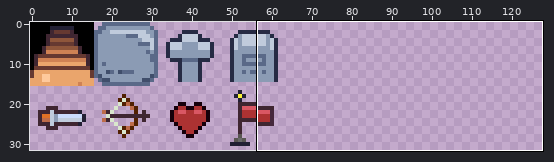
One commit to this sprite sheet: img/misc.png. Above: a wide view before the commit, with the close-up outlined.
Close-up. Before:
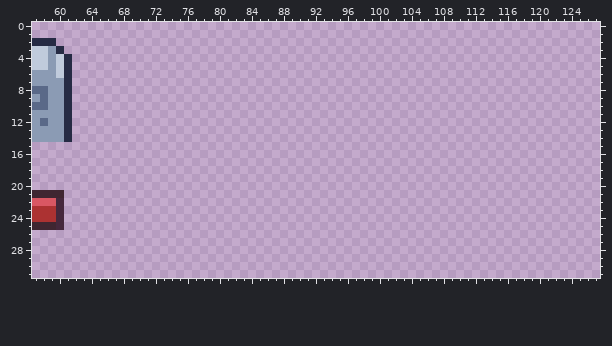
The file is 128x32 pixels. Shown: x 57..127, y 0..31.
After:
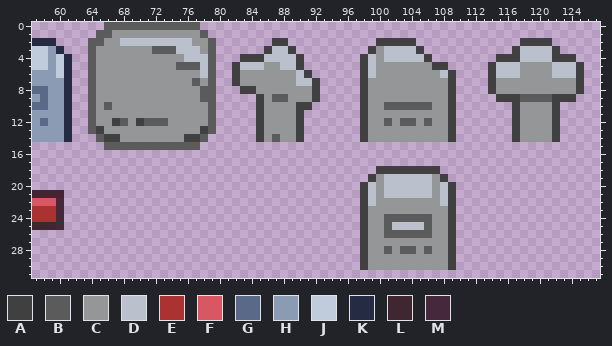
Palette (. is transparent): A #404040  B #5b5b5b  C #949698  D #bac1cc  E #ac3232  F #d95763  G #5a6988  H #8b9bb4  J #c0cbdc  K #262b44  L #3f2631  M #45283c
Changes in this commit:
Colour A now appears in row 2 at x 87 to 88, 100 to 104 and 118 to 121; in row 3 at x 86, 89, 99, 105, 117 and 122; in row 4 at x 83 to 85, 90, 98, 106, 115 to 117 and 122 to 124; in row 5 at x 82, 90, 98, 107 to 108, 114 and 125; in row 6 at x 82, 91, 98, 109, 114 and 125; in row 7 at x 82, 92, 98, 109, 114 and 125.
Colour A now appears in row 8 at x 83 to 84, 92, 98, 109, 114 and 125; in row 9 at x 85, 92, 98, 109, 115 to 117 and 122 to 124; in row 10 at x 85, 90 to 91, 98, 109, 117 and 122; in row 11 at x 85, 90, 98, 109, 117 and 122; in row 12 at x 67, 70, 85, 90, 98, 109, 117 and 122; in row 13 at x 65, 78, 85, 90, 98, 109, 117 and 122.
Colour A now appears in row 14 at x 66 to 67, 76 to 77, 85, 90, 98, 109, 117 and 122; in row 18 at x 100 to 107; in row 19 at x 99 and 108; in rows 20 to 30 at x 98 and 109.
Colour B now appears in row 0 at x 66 to 77; in row 1 at x 65 to 66 and 78; in row 2 at x 64 to 65 and 79; in row 3 at x 64, 72 to 74 and 79; in row 4 at x 64 and 79; in row 5 at x 64, 75 to 77 and 79.
Colour B now appears in row 6 at x 64 and 79; in row 7 at x 64, 77 and 79; in row 8 at x 64 and 78 to 79; in row 9 at x 64, 78 to 79, 87 to 88 and 118 to 121; in row 10 at x 64, 66, 79 and 101 to 106; in row 11 at x 64 and 79.
Colour B now appears in row 12 at x 64, 68, 71 to 73, 79, 101, 103 to 104 and 106; in row 13 at x 64 and 79; in row 14 at x 65, 78 and 87; in row 15 at x 66 to 77; in row 24 at x 101 to 106; in row 25 at x 101 and 106.
Colour B now appears in row 26 at x 101 to 106; in row 28 at x 101, 103 to 104 and 106.
Colour C now appears in row 1 at x 67 to 77; in row 2 at x 66 to 67 and 77 to 78; in row 3 at x 65 to 71, 78 and 100; in row 4 at x 65 to 75 and 100; in row 5 at x 65 to 74, 86 to 87, 100 to 106 and 118 to 121; in row 6 at x 65 to 77, 83 to 89, 100 to 107 and 118 to 121.
Colour C now appears in row 7 at x 65 to 76, 78, 83 to 89, 99 to 108 and 115 to 124; in row 8 at x 65 to 77, 85 to 91, 99 to 108 and 115 to 124; in row 9 at x 65 to 77, 86, 89 to 91 and 99 to 108; in row 10 at x 65, 67 to 78, 86 to 89, 99 to 100, 107 to 108 and 118 to 121; in row 11 at x 65 to 78, 86 to 89, 99 to 108 and 118 to 121; in row 12 at x 65 to 66, 69, 74 to 78, 86 to 89, 99 to 100, 102, 105, 107 to 108 and 118 to 121.
Colour C now appears in row 13 at x 66 to 77, 86 to 89, 99 to 108 and 118 to 121; in row 14 at x 68 to 75, 86, 88 to 89, 99 to 108 and 118 to 121; in rows 19 to 21 at x 100 and 107; in row 22 at x 100 to 107; in row 23 at x 99 to 108; in rows 24 to 26 at x 99 to 100 and 107 to 108.
Colour C now appears in row 27 at x 99 to 108; in row 28 at x 99 to 100, 102, 105 and 107 to 108; in rows 29 to 30 at x 99 to 108.
Colour D now appears in row 2 at x 68 to 76; in row 3 at x 75 to 77, 87 to 88, 101 to 104 and 118 to 121; in row 4 at x 76 to 78, 86 to 89, 99, 101 to 105 and 118 to 121; in row 5 at x 78, 83 to 85, 88 to 89, 99, 115 to 117 and 122 to 124; in row 6 at x 78, 90, 99, 108, 115 to 117 and 122 to 124; in row 7 at x 90 to 91.
Colour D now appears in row 19 at x 101 to 106; in rows 20 to 21 at x 99, 101 to 106 and 108; in row 22 at x 99 and 108; in row 25 at x 102 to 105.
Changed places in both close-ups, as pixel boxes (x1, y1, x2, y2):
added: (88, 22, 320, 150)
added: (360, 38, 456, 142)
added: (488, 38, 584, 142)
added: (360, 166, 456, 270)
